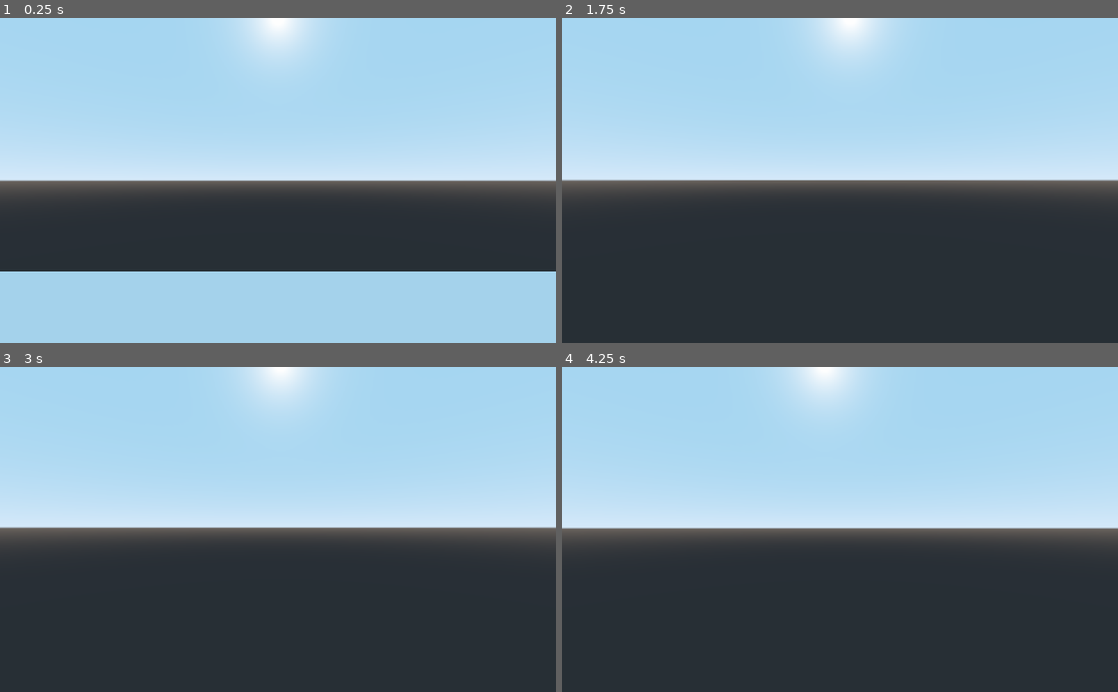
Above: before the commit, frames 1-4 (two rows, left to right).
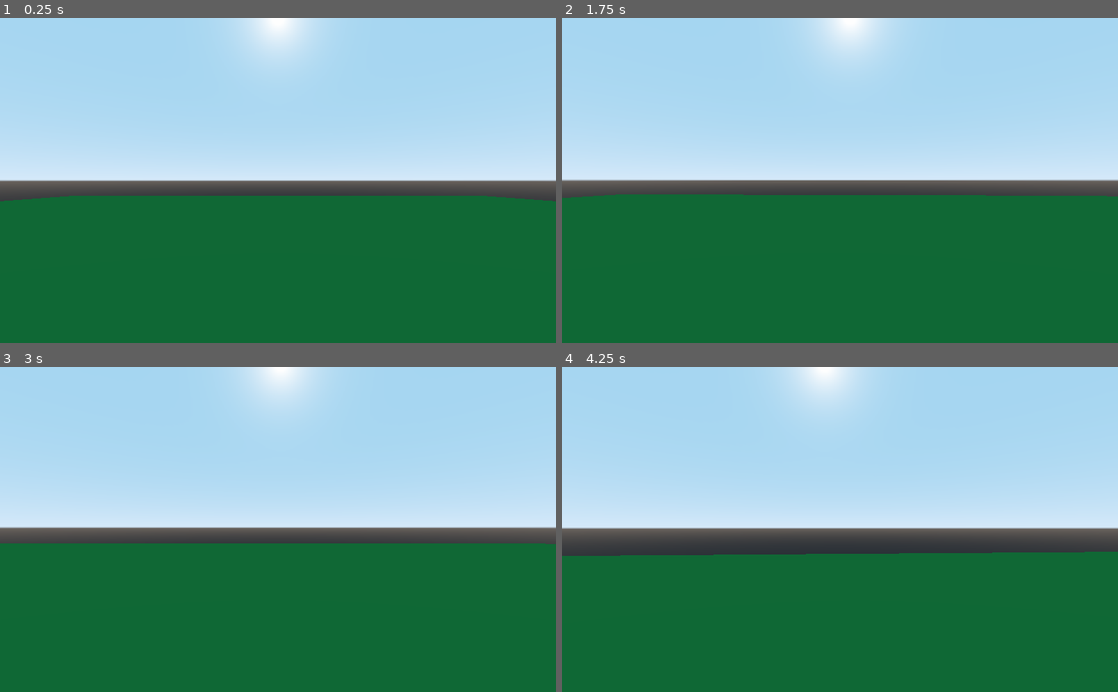
Above: after the commit, the same moments.

Repository: sudoaoki/gdgames-repo
Game: Godot game, scene res://Scenes/TestLevel.tscn
Same seed, same stepped clock (60 frames per second), same inputs: the game is played once before the commit and once after it. Before the commit the project starts from res://Player/TestLevel.tscn.
Inputs (mouse positions are in pixels of both pictures, inside the frame that each line leads up to):
- Up to frame 1 (0.25 s): no input
- Up to frame 2 (1.75 s): move the mouse to (867, 180) at 0.52 s; hold W (pforward) from 0.53 s (still down); tap E (placebuilding, bound only after the commit) at 0.6, 1.55 s; tap Space (pjump) at 0.77, 0.8, 1.07, 1.35, 1.52 s; move the mouse to (812, 180) at 1.27 s
- Up to frame 3 (3 s): keep holding W (pforward); tap Space (pjump) at 1.82, 2.3 s; tap Enter at 2 s; move the mouse to (289, 523) at 2.02 s; tap E (placebuilding, bound only after the commit) at 2.1, 2.85 s; move the mouse to (272, 536) at 2.77 s
- Up to frame 4 (4.25 s): keep holding W (pforward); tap Space (pjump) at 3.02, 3.32, 3.6, 3.77, 4.07 s; move the mouse to (878, 532) at 3.52 s

The runs differ from the first frame. In frame 1, 45% of the frame differs, in the area x 0-100%, y 54-100%; in frame 2, 45%; in frame 3, 46%; in frame 4, 42%.

Commit message:
Major Update
Added:
- Placeable Objects
- Made the grass ✨greener✨

Diff:
--- a/Survival Game/Player/Player.tscn
+++ b/Survival Game/Player/Player.tscn
@@ -17,6 +17,7 @@
 
 [node name="BodyMesh" type="MeshInstance" parent="."]
 transform = Transform( 1, 0, 0, 0, -4.37114e-08, -1, 0, 1, -4.37114e-08, 0, 0, 0 )
+visible = false
 mesh = SubResource( 1 )
 
 [node name="BodyCollision" type="CollisionShape" parent="."]
@@ -30,4 +31,9 @@
 [node name="Head" type="Spatial" parent="."]
 
 [node name="Camera" type="Camera" parent="Head"]
+transform = Transform( 1, 0, 0, 0, 1, 0, 0, 0, 1, 0, 2.03727, 0 )
+
+[node name="BuildingPlacement" type="RayCast" parent="Head"]
 transform = Transform( 1, 0, 0, 0, 1, 0, 0, 0, 1, 0, 1.7, 0 )
+enabled = true
+cast_to = Vector3( 0, 0, -100 )
--- a/Survival Game/Player/PlayerMain.gd
+++ b/Survival Game/Player/PlayerMain.gd
@@ -12,6 +12,18 @@
 export var player_jumpheight = 10
 export var player_speed = 10
 onready var head = $Head
+
+# Player Skills
+export var PLAYER_SKILLS = "------------------"
+export var woodcutting = 1
+export var woodcutting_xp = 0
+export var woodcutting_xpmax = 500 # XP required to level up woodcutting
+
+# Buildings
+var placable_buildings = {
+	"block": load("res://Scenes/BuildableStructures/BlockBuilding.tscn")
+}
+
 
 
 
@@ -36,10 +48,11 @@
 	if not is_on_floor():
 		gravity_vec += Vector3.DOWN * player_gravity * delta
 	else:
-		gravity_vec = Vector3.ZERO
+		gravity_vec = -get_floor_normal() * player_gravity
 
 	if Input.is_action_just_pressed("pjump") and is_on_floor():
 		gravity_vec = Vector3.UP * player_jumpheight
+		print(gravity_vec)
 
 
 	# movement controls
@@ -53,10 +66,15 @@
 	elif Input.is_action_pressed("pright"):
 		direction += transform.basis.x
 
+
+	# Building
+	if Input.is_action_just_pressed("placebuilding"):
+		var instance = placable_buildings["block"].instance()
+
+
 	direction = direction.normalized() # makes it so you don't move faster when going diagonally
 	h_velocity = h_velocity.linear_interpolate(direction * player_speed, h_acceleration * delta)
 	player_movement.z = h_velocity.z + gravity_vec.z
 	player_movement.x = h_velocity.x + gravity_vec.x
-	print(is_on_floor())
 	player_movement.y = gravity_vec.y
-	move_and_slide(player_movement, get_floor_normal())
+	move_and_slide(player_movement, Vector3.UP)
--- a/Survival Game/Player/TestLevel.tscn
+++ /dev/null
@@ -1,21 +0,0 @@
-[gd_scene load_steps=4 format=2]
-
-[ext_resource path="res://Player/Player.tscn" type="PackedScene" id=1]
-
-[sub_resource type="CubeMesh" id=1]
-
-[sub_resource type="ConvexPolygonShape" id=2]
-points = PoolVector3Array( 1, 1, 1, 1, 1, -1, -1, 1, 1, 1, -1, 1, 1, -1, -1, -1, 1, -1, -1, -1, 1, -1, -1, -1 )
-
-[node name="Spatial" type="Spatial"]
-
-[node name="Player" parent="." instance=ExtResource( 1 )]
-transform = Transform( 1, 0, 0, 0, 1, 0, 0, 0, 1, 0, 4.98422, 0 )
-
-[node name="MeshInstance" type="MeshInstance" parent="."]
-transform = Transform( 17.9193, 0, 0, 0, 0.244204, 0, 0, 0, 14.7797, 0, 0, 0 )
-mesh = SubResource( 1 )
-
-[node name="CollisionShape" type="CollisionShape" parent="MeshInstance"]
-transform = Transform( 1, 0, 0, 0, 1, 0, 0, 0, 1, 0, 0, 0 )
-shape = SubResource( 2 )
--- /dev/null
+++ b/Survival Game/Scenes/BuildableStructures/BlockBuilding.tscn
@@ -0,0 +1,16 @@
+[gd_scene load_steps=3 format=2]
+
+[sub_resource type="CubeMesh" id=1]
+
+[sub_resource type="ConvexPolygonShape" id=2]
+points = PoolVector3Array( 1, 1, 1, 1, 1, -1, -1, 1, 1, 1, -1, 1, 1, -1, -1, -1, 1, -1, -1, -1, 1, -1, -1, -1 )
+
+[node name="Building" type="StaticBody"]
+
+[node name="BuildingMesh" type="MeshInstance" parent="."]
+transform = Transform( 1, 0, 0, 0, 1, 0, 0, 0, 1, 0, 1, 0 )
+mesh = SubResource( 1 )
+
+[node name="BuildingCollision" type="CollisionShape" parent="."]
+transform = Transform( 1, 0, 0, 0, 1, 0, 0, 0, 1, 0, 1, 0 )
+shape = SubResource( 2 )
--- /dev/null
+++ b/Survival Game/Scenes/TestLevel.tscn
@@ -0,0 +1,30 @@
+[gd_scene load_steps=6 format=2]
+
+[ext_resource path="res://Player/Player.tscn" type="PackedScene" id=1]
+[ext_resource path="res://Scripts/TestLevel.gd" type="Script" id=2]
+
+[sub_resource type="CubeMesh" id=2]
+
+[sub_resource type="SpatialMaterial" id=4]
+albedo_color = Color( 0.0509804, 0.494118, 0.203922, 1 )
+
+[sub_resource type="ConvexPolygonShape" id=3]
+points = PoolVector3Array( 1, 1, 1, 1, 1, -1, -1, 1, 1, 1, -1, 1, 1, -1, -1, -1, 1, -1, -1, -1, 1, -1, -1, -1 )
+
+[node name="Spatial" type="Spatial"]
+script = ExtResource( 2 )
+
+[node name="Player" parent="." instance=ExtResource( 1 )]
+transform = Transform( 1.00226, 0, 0, 0, 1.00226, 0, 0, 0, 1.00226, -0.0408297, 4.93252, -0.0334015 )
+
+[node name="Floor" type="StaticBody" parent="."]
+transform = Transform( 17.9193, 0, 0, 0, 0.244204, 0, 0, 0, 14.7797, 0, 0, 0 )
+
+[node name="FloorMesh" type="MeshInstance" parent="Floor"]
+transform = Transform( 4.52563, 0, 0, 0, 1, 0, 0, 0, 6.16867, 0, 0, 0 )
+mesh = SubResource( 2 )
+material/0 = SubResource( 4 )
+
+[node name="FloorCollision" type="CollisionShape" parent="Floor"]
+transform = Transform( 4.52563, 0, 0, 0, 1, 0, 0, 0, 6.16867, 0, 0, 0 )
+shape = SubResource( 3 )
--- /dev/null
+++ b/Survival Game/Scripts/TestLevel.gd
@@ -0,0 +1,17 @@
+extends Spatial
+
+# Buildings
+var placable_buildings = {
+	"block": load("res://Scenes/BuildableStructures/BlockBuilding.tscn")
+}
+
+
+
+# Called every frame. 'delta' is the elapsed time since the previous frame.
+func _physics_process(delta):
+	# Building
+	if Input.is_action_just_pressed("placebuilding"):
+		var instance = placable_buildings["block"].instance()
+		add_child(instance)
+		instance.translation = $Player/Head/BuildingPlacement.get_collision_point()
+		instance.translation.y = 0
--- a/Survival Game/project.godot
+++ b/Survival Game/project.godot
@@ -11,7 +11,7 @@
 [application]
 
 config/name="Survival Game"
-run/main_scene="res://Player/TestLevel.tscn"
+run/main_scene="res://Scenes/TestLevel.tscn"
 config/icon="res://icon.png"
 
 [gui]
@@ -45,6 +45,11 @@
 "events": [ Object(InputEventKey,"resource_local_to_scene":false,"resource_name":"","device":0,"alt":false,"shift":false,"control":false,"meta":false,"command":false,"pressed":false,"scancode":32,"physical_scancode":0,"unicode":0,"echo":false,"script":null)
  ]
 }
+placebuilding={
+"deadzone": 0.5,
+"events": [ Object(InputEventKey,"resource_local_to_scene":false,"resource_name":"","device":0,"alt":false,"shift":false,"control":false,"meta":false,"command":false,"pressed":false,"scancode":69,"physical_scancode":0,"unicode":0,"echo":false,"script":null)
+ ]
+}
 
 [physics]
 
